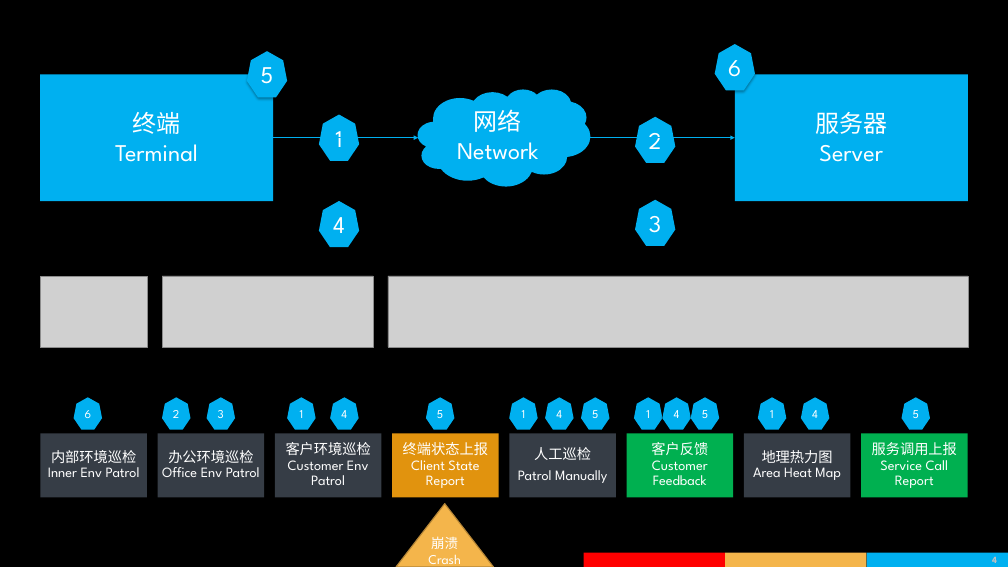
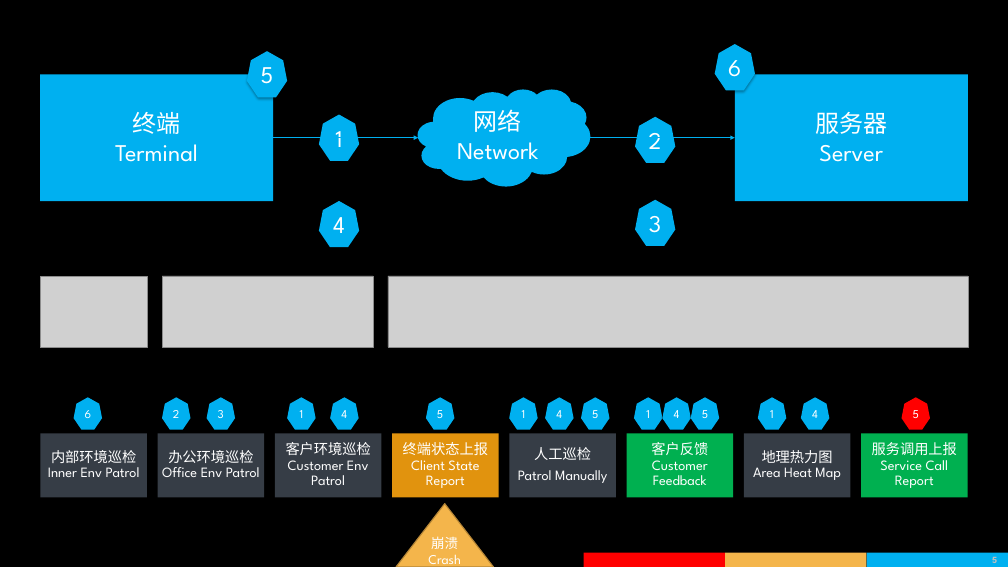
Before and after one commit to wapuboy/ha_how_to, a slide deck: slide 5 of 2018年回收宝高可用在线平台的持续演进.pptx (slide 4 before the commit). Drawn at 1008x567 pixels with LibreOffice and Linux fonts; fonts in the diff are those of the drawing; grey boxes stand for pictures; background and template pictures are left out. Boxes give left, top, right and bottom in pixels: in the first picture for what was removed or moved away, otherwise in the second. Text is boxed around its words. In the diff, an @@ line names an element or a change of style, - is before the commit and + after.

```diff
--- a/2018年回收宝高可用在线平台的持续演进.pptx
+++ b/2018年回收宝高可用在线平台的持续演进.pptx
@@ heptagon "5" at bbox=[901, 397, 930, 430]: fill #00B0F0 to #FF0000 @@
```
Also in this commit, not shown: 1 other slide changed, 3 slides added, 1 slide removed.
